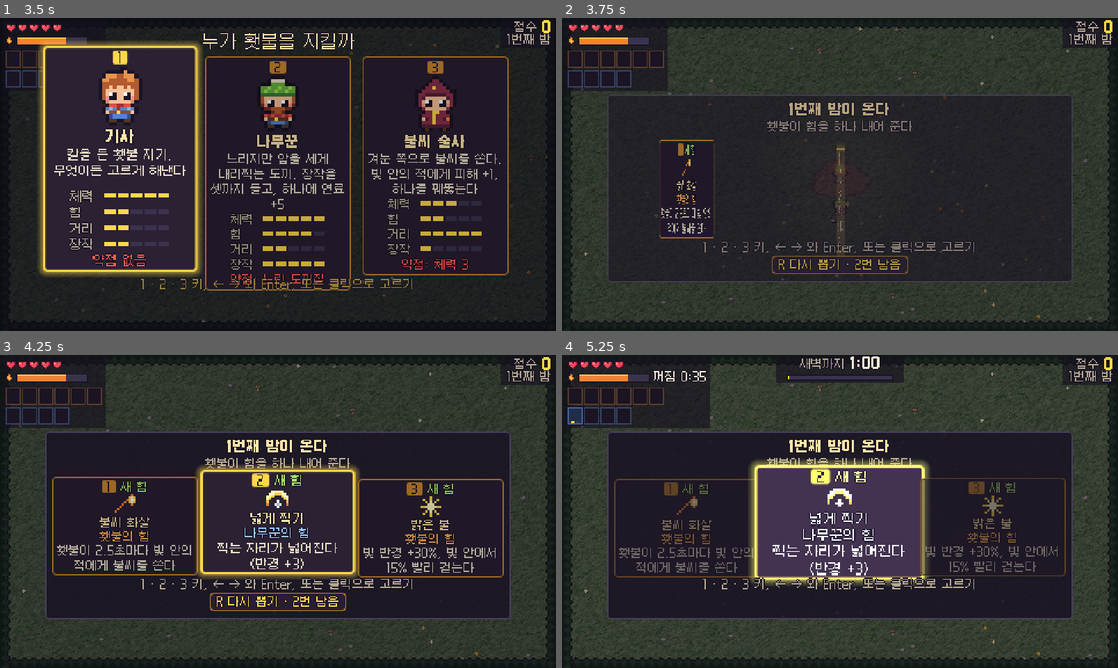
Above: before the commit, frames 1-4 (two rows, left to right).
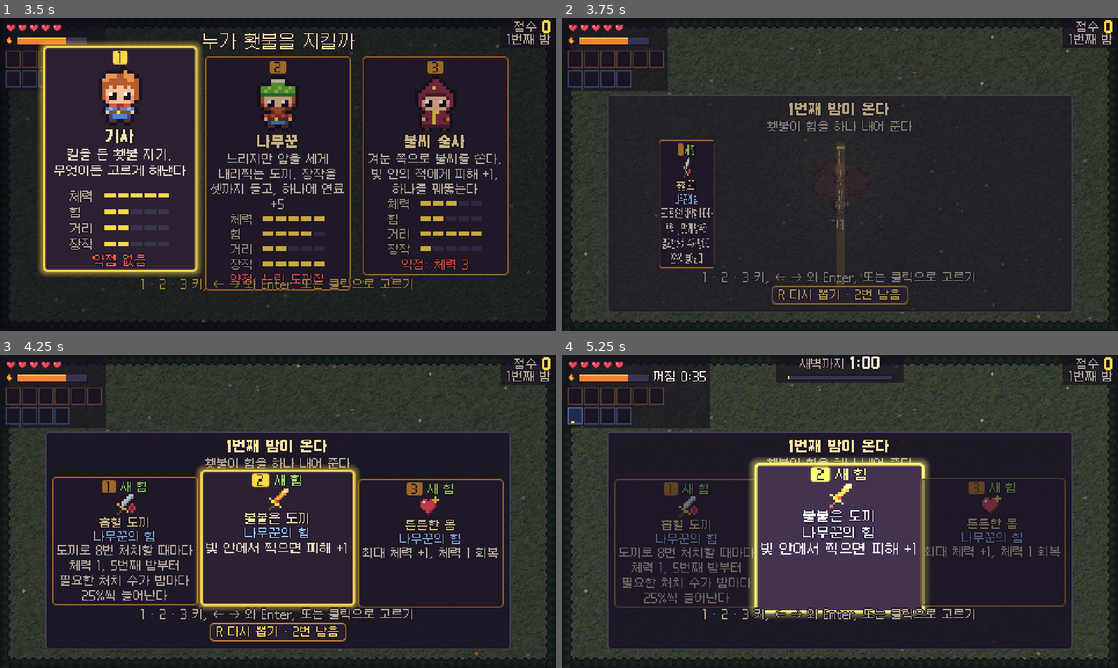
Above: after the commit, the same moments.

Repository: KHWook/2dgame1
Game: Godot game, scene res://src/main.tscn
Same seed, same stepped clock (60 frames per second), same inputs: the game is played once before the commit and once after it.
Inputs (mouse positions are in pixels of both pictures, inside the frame that each line leads up to):
- Up to frame 1 (3.5 s): tap Enter at 0.5 s; move the mouse to (400, 158) at 0.52 s; hold Right 0.53-1.25 s; tap 1 at 0.6 s; click (400, 158) at 0.67 s; tap Space at 0.77, 2.75 s; drag from (166, 190) to (250, 237) at 1.27 s; move the mouse to (333, 105) at 2.02 s; hold Right 2.03-2.75 s; tap 3 at 2.1 s; drag from (250, 237) to (111, 127) at 2.77 s
- Up to frame 2 (3.75 s): move the mouse to (1006, 221) at 3.52 s; hold Left from 3.53 s (still down); tap Keypad Enter at 3.6 s
- Up to frame 3 (4.25 s): keep holding Left; tap Space at 3.77 s
- Up to frame 4 (5.25 s): release Left at 4.25 s; drag from (673, 464) to (756, 433) at 4.27 s; move the mouse to (867, 511) at 5.02 s; hold Down from 5.03 s (still down); tap J at 5.1 s; click (867, 511) at 5.17 s

Frame 1 is identical in both runs. In frame 2, 4.7% of the frame differs, in the area x 8-92%, y 41-94%; in frame 3, 13%; in frame 4, 18%, in the area x 8-92%, y 32-94%.

Commit message:
Upgrades of one character, combined upgrades, and the offer fixes
A row's only: offered to that character alone. A row's needs: offered while both are held, takes no slot, drawn five times as often. Two rows per character and four combined ones. A filler that would give nothing is not offered, a reroll press that cannot reroll is ignored, and play_offers skips filler effects.

Co-Authored-By: Claude Fable 5.2 <noreply@anthropic.com>

Diff:
--- a/src/bot.gd
+++ b/src/bot.gd
@@ -93,7 +93,7 @@
 		pass # the shade lord is about to rush the torch, where it can be cut: be there (the goal already)
 	elif not p.carrying and p.hp <= HUNGRY and not w.berries.is_empty():
 		goal = _nearest_point(p.pos, w.berries)
-	elif p.held < w.stats.carry and not w.logs.is_empty() and (not p.carrying or _stack_more(w, p)):
+	elif p.held < w.carry() and not w.logs.is_empty() and (not p.carrying or _stack_more(w, p)):
 		goal = _nearest_point(p.pos, w.logs)
 		if goal == p.dropped:
 			goal += Vector2(Config.PLAYER.grab * 2.0, 0.0) # still standing on the log it put down: step off, then come back for it
--- a/src/sim/config.gd
+++ b/src/sim/config.gd
@@ -251,9 +251,24 @@
 ## chop's (Config.CHARACTERS' chop) ahead and radius.
 ## from_night (optional): the torch offers it only from that night on (World.can_offer); before it, the offers are
 ## drawn as if the row were not there. A row with one goes last, so the rows before it keep their order, and it
-## takes no slot (BUILD).
+## takes no slot (BUILD); neither does a combined upgrade (needs).
 ## side: whose power it is, "torch" or "keeper": the side whose slots (BUILD) it takes one of, and the group the
 ## screen shows it in. rare (optional): it changes how the keeper plays, and is drawn less often (BUILD.rare_weight).
+## only (optional): a character (CHARACTERS); the torch offers the row to that character and to no other.
+## needs (optional): two upgrades; a combined upgrade, offered only while both are held. It takes no slot and is
+## drawn more often than another card (BUILD.combo_weight), so whoever holds the pair soon sees it.
+## What the rows with only or needs set: guard_invuln, guard_reach, guard_push, guard_damage: a hit the keeper takes
+## keeps it from the next one that many seconds longer and throws back every enemy within reach of it (push: share of
+## a blow's knockback), doing them that damage; haste, haste_time, haste_attack: after a kill the keeper walks haste times as fast for that many seconds, and its
+## attack's times (ATTACK_TIMES) are multiplied by haste_attack meanwhile;
+## log_chance: an enemy the keeper's own blow kills leaves a log, that often; carry_bonus: logs carried besides the
+## character's carry; pierce_bonus: enemies an ember goes through besides bolt.pierce, and pierce_burst: it bursts
+## (bolt.splash) on each of them too, not only where it stops; kindle_reach: an enemy an
+## ember kills throws a spark (SPARK) at the nearest other enemy whose body is within that many pixels of it;
+## ember_kills: the ember ring also burns away an enemy's last point; mark_haste: an enemy the keeper's blow hits in
+## the light and leaves alive is what the torch's sparks go for, and the next spark comes within that share of
+## spark_every; dash_damage: a dash does that to each enemy it touches, once; feed_reach, feed_push: logs put on the
+## fire throw back every enemy within reach of the torch.
 const UPGRADES := {
 	"slow_burn": { "side": "torch", "name": "느린 불꽃", "text": "연료가 25% 천천히 탄다", "burn_mult": 0.75,
 		"levels": [{ "text": "연료가 40% 천천히 탄다", "burn_mult": 0.6 }] },
@@ -311,6 +326,25 @@
 				"levels": [{ "text": "불씨로 5번 처치할 때마다 체력 1, 5번째 밤부터 밤마다 25%씩 늘어난다" }] } } },
 	"big_torch": { "side": "torch", "name": "큰 횃불", "text": "연료 최대치 +30, 새벽에 그만큼 더 채워진다", "fuel_bonus": 30.0,
 		"levels": [{ "text": "연료 최대치 +60, 새벽에 그만큼 더 채워진다", "fuel_bonus": 60.0 }] },
+	"guard": { "side": "keeper", "only": "knight", "name": "굳센 방패", "text": "맞으면 무적이 0.6초 길어지고 곁의 적을 밀쳐 내며 피해 1",
+		"guard_invuln": 0.6, "guard_reach": 30.0, "guard_push": 1.5, "guard_damage": 1,
+		"levels": [{ "text": "맞으면 무적이 1초 길어지고 더 멀리까지 밀쳐 내며 피해 2", "guard_invuln": 1.0, "guard_reach": 42.0, "guard_damage": 2 }] },
+	"momentum": { "side": "keeper", "only": "knight", "name": "기세", "text": "적을 처치하면 3초 동안 25% 빨리 걷고 베기 간격이 30% 짧아진다",
+		"haste": 1.25, "haste_time": 3.0, "haste_attack": 0.7,
+		"levels": [{ "text": "적을 처치하면 4초 동안 40% 빨리 걷고 베기 간격이 30% 짧아진다", "haste": 1.4, "haste_time": 4.0 }] },
+	"splitter": { "side": "keeper", "only": "woodcutter", "name": "쪼개기", "text": "도끼로 처치한 적이 가끔(8%) 장작을 남긴다", "log_chance": 0.08,
+		"levels": [{ "text": "도끼로 처치한 적이 더 자주(14%) 장작을 남긴다", "log_chance": 0.14 }] },
+	"big_pack": { "side": "keeper", "only": "woodcutter", "name": "큰 지게", "text": "장작을 하나 더 든다", "carry_bonus": 1 },
+	"piercing": { "side": "keeper", "only": "mage", "name": "꿰뚫는 불씨", "text": "불씨가 적 하나를 더 꿰뚫고, 꿰뚫는 적마다 터진다", "pierce_bonus": 1, "pierce_burst": true,
+		"levels": [{ "text": "불씨가 적 둘을 더 꿰뚫고, 꿰뚫는 적마다 터진다", "pierce_bonus": 2 }] },
+	"kindle": { "side": "keeper", "only": "mage", "name": "불씨 옮기기", "text": "불씨로 처치한 적이 가까운 적에게 작은 불씨를 튀긴다", "kindle_reach": 40.0,
+		"levels": [{ "text": "불씨로 처치한 적이 더 먼 적에게도 작은 불씨를 튀긴다", "kindle_reach": 64.0 }] },
+	"scorch": { "side": "torch", "needs": ["ember_ring", "warm_glow"], "name": "화염 고리", "text": "불씨 고리가 적의 마지막 체력까지 태운다", "ember_kills": true },
+	"beacon": { "side": "torch", "needs": ["spark", "fire_blade"], "name": "불 표적", "text": "빛 안에서 벤 적을 횃불의 불씨가 노리고, 불씨가 두 배 자주 나온다", "mark_haste": 0.5,
+		"as": { "woodcutter": { "text": "빛 안에서 찍은 적을 횃불의 불씨가 노리고, 불씨가 두 배 자주 나온다" },
+			"mage": { "text": "빛 안에서 맞힌 적을 횃불의 불씨가 노리고, 불씨가 두 배 자주 나온다" } } },
+	"bramble": { "side": "keeper", "needs": ["dash", "thorns"], "name": "가시 돌진", "text": "돌진으로 스친 적에게 피해 2", "dash_damage": 2 },
+	"blast": { "side": "torch", "needs": ["big_logs", "woodpile"], "name": "장작 폭발", "text": "장작을 넣으면 횃불 곁의 적이 밀려난다", "feed_reach": 40.0, "feed_push": 1.5 },
 	"swift": { "side": "keeper", "name": "빠른 칼놀림", "text": "베기 간격이 30% 짧아진다", "attack_mult": 0.7, "from_night": 10,
 		"levels": [{ "text": "베기 간격이 45% 짧아진다", "attack_mult": 0.55 },
 			{ "text": "베기 간격 60% 짧게, 최대: 닿는 적을 저절로 벤다", "attack_mult": 0.4, "auto_attack": true }],
@@ -324,19 +358,21 @@
 ## The build: what a keeper can hold. slots: how many different upgrades of each side; once a side is full the torch
 ## offers only further levels of what that side holds (an upgrade with from_night takes no slot and is offered all
 ## the same). rerolls: how many times in a run an offer can be drawn again (World.step's "reroll"). rare_weight: a
-## rare upgrade's chance of being drawn, against 1 for any other. The torch has the more slots (docs/DECISIONS.md).
-const BUILD := { "slots": { "torch": 6, "keeper": 4 }, "rerolls": 2, "rare_weight": 0.5 }
+## rare upgrade's chance of being drawn, against 1 for any other; combo_weight: a combined upgrade's (a row with
+## needs). The torch has the more slots (docs/DECISIONS.md).
+const BUILD := { "slots": { "torch": 6, "keeper": 4 }, "rerolls": 2, "rare_weight": 0.5, "combo_weight": 5.0 }
 
 ## What the torch gives when it has fewer upgrades to offer than NIGHT.offer_size: the offer is filled up from these,
 ## drawn as upgrades are. Taken, one acts once, now, and is gone: it takes no slot and is not part of the build
 ## (World.picks). fuel: fuel added; heal: hearts healed; logs: logs dropped round the torch, log_at pixels from it
-## (where logs fall by themselves: WOOD.keep_away). Small on purpose: they come when a build is done.
+## (where logs fall by themselves: WOOD.keep_away). Small on purpose: they come when a build is done. One that only
+## heals is left out while the keeper is unhurt (World.can_fill); one that gives fuel or logs can always come.
 const FILLERS := {
-	"kindling": { "name": "불쏘시개", "text": "지금 연료 +30", "fuel": 30.0 },
+	"kindling": { "name": "불쏘시개", "text": "지금 연료 +30 (가득 차면 거기까지)", "fuel": 30.0 },
 	"rest": { "name": "숨 고르기", "text": "지금 체력 1 회복", "heal": 1 },
 	"spare_log": { "name": "마른 장작 하나", "text": "횃불 곁에 장작 하나가 떨어진다", "logs": 1, "log_at": 48.0 },
 }
 
 ## The keeper's numbers that time its attack (PLAYER): the attack_mult upgrade (swift) shortens them all alike, so a
-## faster swing lands at the same share of it (World.stat).
+## faster swing lands at the same share of it (World.stat); so does haste_attack, for a while after a kill.
 const ATTACK_TIMES := ["attack_time", "attack_hit_at", "attack_hit_until"]
--- a/src/sim/player.gd
+++ b/src/sim/player.gd
@@ -25,6 +25,7 @@
 var dash_t := 0.0 # time left in a dash, or 0
 var dash_wait := 0.0 # time until the next dash is ready
 var dash_dir := Vector2.DOWN
+var dashed: Array = [] # the enemies this dash has hurt (World._trample): each once a dash
 var dropped = null # where the log you just put down lies, until you step off it; null otherwise
 
 
@@ -53,7 +54,8 @@
 			dir = Vector2.from_angle(TAU * inp.stick / Config.STICK_DIRECTIONS)
 		var slow: bool = carrying and not world.mod("carry_full", false)
 		var lit: float = world.mod("lit_speed_mult", 1.0) if world.in_light(pos) else 1.0 # the bright fire upgrade
-		vel = dir * (carry_speed() if slow else P.speed) * lit
+		var haste: float = world.mod("haste", 1.0) if world.time < world.haste_until else 1.0 # just after a kill
+		vel = dir * (carry_speed() if slow else P.speed) * lit * haste
 		if dir != Vector2.ZERO and attack_t < 0.0:
 			face = dir
 		var every: float = world.mod("dash_every", 0.0)
@@ -61,6 +63,7 @@
 			dash_dir = dir if dir != Vector2.ZERO else face
 			dash_t = P.dash_time
 			dash_wait = every
+			dashed = []
 			vel = dash_dir * P.dash_speed
 		# swift's last level attacks by itself: ready, holding nothing, an enemy in reach (Config auto_attack)
 		var auto: bool = attack_t < 0.0 and not carrying and world.mod("auto_attack", false) and world.foe_in_reach(pos)
@@ -98,9 +101,10 @@
 	return P.carry_speed - P.carry_slow * maxi(0, held - 1)
 
 
-## Takes one more log into its arms. False when they are full.
-func take_log() -> bool:
-	if held >= P.carry:
+## Takes one more log into its arms. False when they are full: most logs, its character's carry unless the world
+## says otherwise (World.carry()).
+func take_log(most := -1) -> bool:
+	if held >= (P.carry if most < 0 else most):
 		return false
 	held += 1
 	carrying = true
--- a/src/sim/world.gd
+++ b/src/sim/world.gd
@@ -16,7 +16,8 @@
 ## king coming down from a leap or a hop, "decoy" { pos, enemy } where the shade lord's decoy appears and "faded"
 ## { pos, enemy } where one breaks or fades (src/sim/enemy.gd); "pack_coming" { enemy, pos, count } Config.SURGE.warn
 ## seconds before a surge comes, from there, and "pack" { enemy, pos, count } when it does; "took" { id } for a card
-## taken from the offer (an upgrade or a filler).
+## taken from the offer (an upgrade or a filler); "wave" { pos, radius, ring } for enemies thrown back from pos out to
+## radius (ring: the ring the screen throws out there, one of Effects.RINGS).
 extends RefCounted
 
 const Config := preload("res://src/sim/config.gd")
@@ -60,6 +61,8 @@
 var surges_due: Array = [] # tonight's surges still to come, first first: { kind, at, size, from }, as bosses_due
 var surge_slow := 1.0 # what the gap between the trickle's enemies is multiplied by tonight, to make up for the surges
 var blade_kills := 0 # kills by the sword toward the next heal from the vampire upgrade
+var haste_until := 0.0 # the night time until which the keeper walks and attacks faster for a kill (haste, haste_attack)
+var marked = null # the enemy the torch's sparks go for (mark_haste): the last one the keeper's blow hit in the light
 var events: Array = [] # what happened in the last step; see the top of this file
 var _mods := {} # what mod() looks up: key -> the values the picks set it to (see _remod)
 var _mods_for = null # the picks array _mods was worked out for (picks only ever grows, or is replaced)
@@ -91,10 +94,10 @@
 
 
 ## One of the keeper's numbers this run (stats), as the upgrades have it now: the times of its attack
-## (Config.ATTACK_TIMES) shortened by attack_mult.
+## (Config.ATTACK_TIMES) shortened by attack_mult, and by haste_attack for a while after a kill (haste_until).
 func stat(key: String):
 	if Config.ATTACK_TIMES.has(key):
-		return stats[key] * mod("attack_mult", 1.0)
+		return stats[key] * mod("attack_mult", 1.0) * (mod("haste_attack", 1.0) if time < haste_until else 1.0)
 	return stats[key]
 
 
@@ -122,6 +125,8 @@
 	sparks = []
 	bolts = []
 	blade_kills = 0
+	haste_until = 0.0
+	marked = null
 	omen = ""
 	_dusk()
 	stats = character_stats(character)
@@ -135,7 +140,6 @@
 ## --late, main.gd's --night=N); a normal run never calls it.
 func begin_at(n: int, slot: int) -> void:
 	play_offers((n - 1) * (1 + N.picks_at.size()), func(cards: Array) -> int: return mini(slot, cards.size()) - 1)
-	logs = [] # what the fillers taken on the way left lying
 	_dusk()
 	player.invuln_for = keeper_invuln()
 	player.hp = max_hp()
@@ -145,12 +149,13 @@
 ## Answers the offer on the table and the count - 1 after it without playing the nights between them, and leaves the
 ## next one on the table: each is the offer its dusk or its hour of the night would have made (night and picks_done
 ## move on as if every night were kept), and choose (the cards on the table -> which one, from 0) takes a card from
-## it. Nothing else of a night happens: no omen is drawn, nothing comes. For begin_at and the tools that measure
-## builds (tools/variety.gd); a normal run never calls it.
+## it. Nothing else of a night happens: no omen is drawn, nothing comes, and a filler taken gives nothing (there is
+## no night for it to help). For begin_at and the tools that measure builds (tools/variety.gd); a normal run never
+## calls it.
 func play_offers(count: int, choose: Callable) -> void:
 	for i in count:
 		if phase == "pick":
-			_take(offer[clampi(choose.call(offer), 0, offer.size() - 1)])
+			_take(offer[clampi(choose.call(offer), 0, offer.size() - 1)], false)
 		picks_done += 1
 		if picks_done > N.picks_at.size():
 			picks_done = 0
@@ -288,6 +293,11 @@
 	return stats.hp + mod("hp_bonus", 0) + hardened_hp()
 
 
+## How many logs the keeper can hold at once: its character's, and the big pack's.
+func carry() -> int:
+	return stats.carry + mod("carry_bonus", 0)
+
+
 ## The hearts the keeper has gained by tonight (Config.HARDEN): hp_first on night from and one every hp_every nights after.
 func hardened_hp() -> int:
 	var H: Dictionary = Config.HARDEN
@@ -389,10 +399,9 @@
 			reset()
 		return
 	if phase == "pick":
-		if inp.is_pressed("reroll"):
-			if can_reroll():
-				rerolls -= 1
-				_offer(offer)
+		if inp.is_pressed("reroll") and can_reroll(): # one that cannot is not there: a pick pressed with it counts
+			rerolls -= 1
+			_offer(offer)
 			return
 		for i in offer.size():
 			if inp.is_pressed("pick_%d" % (i + 1)):
@@ -406,8 +415,10 @@
 		for s in due:
 			s.fn.call()
 	player.step(self, inp)
+	_trample()
 	_haul()
 	_forage()
+	var hp_was: int = player.hp
 	for e in enemies:
 		if e.dead:
 			continue
@@ -416,6 +427,8 @@
 			var thorns: int = mod("thorns", 0)
 			if thorns > 0:
 				_damage(e, thorns, player.pos)
+	if player.hp < hp_was:
+		_guard()
 	_prickle()
 	_torch()
 	_sparks()
@@ -444,9 +457,14 @@
 
 
 ## Whether holding this upgrade uses one of its side's slots (Config.BUILD.slots): one the torch offers only from a
-## later night (from_night) uses none.
+## later night (from_night) uses none, nor does a combined one (needs).
 static func takes_slot(id: String) -> bool:
-	return not Config.UPGRADES[id].has("from_night")
+	return not (Config.UPGRADES[id].has("from_night") or Config.UPGRADES[id].has("needs"))
+
+
+## Whether this upgrade is one who can ever be offered: its row's only, when it has one, names that character.
+static func open_to(id: String, who: String) -> bool:
+	return Config.UPGRADES[id].get("only", who) == who
 
 
 static func slots(side_id: String) -> int:
@@ -461,17 +479,31 @@
 	return used
 
 
-## Whether the torch may put this upgrade on the table now: it has a level left and may come tonight (from_night),
-## and it is held already, takes no slot, or its side has a slot free.
+## Whether the torch may put this upgrade on the table now: it is this keeper's to have (only), both upgrades it
+## combines are held (needs), it has a level left and may come tonight (from_night), and it is held already, takes
+## no slot, or its side has a slot free.
 func can_offer(id: String) -> bool:
+	if not open_to(id, character) or not Config.UPGRADES[id].get("needs", []).all(func(part): return level(part) > 0):
+		return false
 	if level(id) >= max_level(id) or not offered_on(id, night):
 		return false
 	return level(id) > 0 or not takes_slot(id) or slots_used(side(id)) < slots(side(id))
 
 
-## A card's chance of being drawn, against 1: Config.BUILD.rare_weight for a rare upgrade.
+## Whether the torch may put this filler on the table now: it would give something. Fuel and logs always do (a full
+## torch burns down, a log lies until it is fetched); hearts only to a keeper who is hurt.
+func can_fill(id: String) -> bool:
+	var row: Dictionary = Config.FILLERS[id]
+	return row.has("fuel") or row.has("logs") or player.hp < max_hp()
+
+
+## A card's chance of being drawn, against 1: Config.BUILD.combo_weight for a combined upgrade, rare_weight for a
+## rare one.
 static func weight(id: String) -> float:
-	return Config.BUILD.rare_weight if Config.UPGRADES.get(id, {}).get("rare", false) else 1.0
+	var row: Dictionary = Config.UPGRADES.get(id, {})
+	if row.has("needs"):
+		return Config.BUILD.combo_weight
+	return Config.BUILD.rare_weight if row.get("rare", false) else 1.0
 
 
 ## Takes one card out of pool and returns it: one roll over the cards' weights.
@@ -488,11 +520,11 @@
 
 
 ## Put Config.NIGHT.offer_size cards on the table and stop the clock: upgrades the torch may offer now (can_offer),
-## drawn by weight, and where those run short, fillers (Config.FILLERS). shown: the cards of the offer this one
-## replaces (a reroll); they come back only where there are not enough others.
+## drawn by weight, and where those run short, the fillers that would give something (Config.FILLERS, can_fill).
+## shown: the cards of the offer this one replaces (a reroll); they come back only where there are not enough others.
 func _offer(shown: Array = []) -> void:
 	offer = []
-	for table in [Config.UPGRADES.keys().filter(can_offer), Config.FILLERS.keys()]:
+	for table in [Config.UPGRADES.keys().filter(can_offer), Config.FILLERS.keys().filter(can_fill)]:
 		for again in [false, true]:
 			var pool: Array = table.filter(func(id): return shown.has(id) == again)
 			while offer.size() < N.offer_size and not pool.is_empty():
@@ -508,17 +540,19 @@
 	var cards: Array = Config.UPGRADES.keys().filter(can_offer)
 	if cards.any(func(id): return not offer.has(id)):
 		return true
-	return cards.size() < N.offer_size and Config.FILLERS.keys().any(func(id): return not offer.has(id))
+	return cards.size() < N.offer_size and Config.FILLERS.keys().filter(can_fill).any(func(id): return not offer.has(id))
 
 
 ## Take an offered card. An upgrade joins the build: most only change what mod() answers; hp_bonus also heals by as
-## much as it grew, now. A filler (Config.FILLERS) does what it says once and is gone.
-func _take(id: String) -> void:
+## much as it grew, now. A filler (Config.FILLERS) does what it says once and is gone (nothing, when not act: an
+## offer answered without its night, play_offers).
+func _take(id: String, act := true) -> void:
 	offer = []
 	phase = "night"
 	events.append({ "kind": "took", "id": id })
 	if Config.FILLERS.has(id):
-		_fill(Config.FILLERS[id])
+		if act:
+			_fill(Config.FILLERS[id])
 		return
 	var before: int = upgrade(id, level(id)).get("hp_bonus", 0) if level(id) > 0 else 0
 	picks.append(id)
@@ -565,6 +599,8 @@
 	next_ember = 0.0
 	next_spark = 0.0
 	next_thorn = 0.0
+	haste_until = 0.0
+	marked = null
 	sparks = []
 	bolts = []
 	_dusk()
@@ -589,14 +625,51 @@
 			events.append({ "kind": "fed", "pos": T.pos })
 		p.held = 0
 		p.carrying = false
-	elif p.held < stats.carry:
+		var blast: float = mod("feed_reach", 0.0)
+		if blast > 0.0:
+			_shove(T.pos, blast, mod("feed_push", 1.0), "burst")
+	elif p.held < carry():
 		for i in logs.size():
 			# You pick a log up by walking onto it, so the one you just put down stays down until you step off it.
 			# One a step, until the arms are full.
 			if logs[i] != p.dropped and p.pos.distance_to(logs[i]) < stats.grab:
 				logs.remove_at(i)
-				p.take_log()
+				p.take_log(carry())
 				break
+
+
+## Throws back every enemy whose body comes within reach of from, as a blow of dmg would (push: share of a blow's
+## knockback; one of no damage only throws), and tells the screen (the "wave" event; ring: what it throws out there).
+func _shove(from: Vector2, reach: float, push: float, ring: String, dmg := 0) -> void:
+	events.append({ "kind": "wave", "pos": from, "radius": reach, "ring": ring })
+	for e in enemies:
+		if e.dead or e.pos.distance_to(from) >= reach + e.T.radius:
+			continue
+		if dmg > 0:
+			_damage(e, dmg, from, false, push)
+		else:
+			e.hit(0, from, push)
+
+
+## The sturdy shield (guard_reach): a hit just taken keeps the keeper from the next one longer and throws back what
+## stands round it, hurt.
+func _guard() -> void:
+	var reach: float = mod("guard_reach", 0.0)
+	if reach <= 0.0 or player.dead:
+		return
+	player.invuln += mod("guard_invuln", 0.0)
+	_shove(player.pos, reach, mod("guard_push", 1.0), "dust", mod("guard_damage", 0))
+
+
+## The thorn dash (dash_damage): while the keeper dashes, each enemy it touches is hurt, once a dash.
+func _trample() -> void:
+	var dmg: int = mod("dash_damage", 0)
+	if dmg <= 0 or player.dash_t <= 0.0:
+		return
+	for e in enemies:
+		if not e.dead and not player.dashed.has(e) and e.touches(player):
+			player.dashed.append(e)
+			_damage(e, dmg, player.pos - player.dash_dir)
 
 
 func drop_log(at: Vector2) -> void:
@@ -631,14 +704,17 @@
 	var ring: float = mod("ember_radius", 0.0)
 	if ring > 0.0 and time >= next_ember:
 		next_ember = time + mod("ember_every", 1.0)
+		var kills: bool = mod("ember_kills", false)
 		for e in enemies:
-			# The ring scorches but never kills: the last point is left for you to strike.
-			if e.hp > 1 and e.pos.distance_to(T.pos) <= ring:
+			# The ring scorches but never kills: the last point is left for you to strike (unless ember_kills).
+			if not e.dead and (e.hp > 1 or kills) and e.pos.distance_to(T.pos) <= ring:
 				_damage(e, 1, T.pos)
 	var every: float = mod("spark_every", 0.0)
 	if every > 0.0 and time >= next_spark:
-		var target = null # the nearest enemy in the light
-		for e in enemies:
+		var target = null # the marked enemy (mark_haste) while it lives in the light, else the nearest enemy in the light
+		if marked != null and not marked.dead and not marked.gone and in_light(marked.pos):
+			target = marked
+		for e in enemies if target == null else []:
 			if not e.dead and in_light(e.pos) and (target == null or e.pos.distance_to(T.pos) < target.pos.distance_to(T.pos)):
 				target = e
 		if target != null:
@@ -719,7 +795,7 @@
 		fan = [-stats.bolt.spread, 0.0, stats.bolt.spread]
 	for turn in fan:
 		bolts.append({ "pos": p.pos, "dir": p.face.rotated(turn), "left": bolt_range(), "radius": bolt_radius(),
-			"pierce": stats.bolt.pierce, "hit": [] })
+			"pierce": stats.bolt.pierce + mod("pierce_bonus", 0), "hit": [] })
 	events.append({ "kind": "cast", "pos": p.pos })
 
 
@@ -732,7 +808,7 @@
 
 ## The keeper's embers fly straight for their range and burn what they touch: more in the light (bolt.lit_bonus,
 ## and the fire blade as a shooter has it); one goes through pierce enemies (lit_pierce more where the one it burns
-## stands in the light), and stops at the next.
+## stands in the light), and stops at the next, where it bursts (pierce_burst: on each it goes through as well).
 func _bolts() -> void:
 	if bolts.is_empty():
 		return
@@ -752,6 +828,8 @@
 				b.left = 0.0
 				_splash(e) # it bursts where it stops: on the last enemy it burns, not on those it goes through
 				break
+			if mod("pierce_burst", false): # unless it is a piercing ember: that one bursts on each
+				_splash(e)
 	bolts = bolts.filter(func(b): return b.left > 0.0)
 
 
@@ -788,8 +866,16 @@
 	e.hit(n, from, push)
 	events.append({ "kind": "kill" if e.dead else "hit", "pos": e.pos, "dir": dir, "enemy": e.kind, "tier": e.tier })
 	if not e.dead:
+		var haste: float = mod("mark_haste", 0.0)
+		if blade and haste > 0.0 and in_light(e.pos): # marked: the torch's sparks go for it, the next one soon
+			marked = e
+			next_spark = minf(next_spark, time + mod("spark_every", 0.0) * haste)
 		return
 	score += e.T.get("score", Config.SCORE.kill)
+	if mod("haste_time", 0.0) > 0.0:
+		haste_until = time + mod("haste_time", 0.0)
+	if blade:
+		_spoils(e)
 	var thirst := vamp_need()
 	if blade and thirst > 0:
 		blade_kills = mini(blade_kills + 1, thirst)
@@ -806,6 +892,24 @@
 		born.append(half)
 		if player.attack_t >= 0.0:
 			player.struck.append(half) # the swing that broke it does not also cut its halves
+
+
+## What the keeper's own blow leaves where it killed e: now and then a log (log_chance, rolled only by one who has
+## it), and a spark thrown at the nearest other enemy within kindle_reach of it (the torch's kind of spark: it burns
+## the first enemy it touches, and its kills throw none).
+func _spoils(e) -> void:
+	var chance: float = mod("log_chance", 0.0)
+	if chance > 0.0 and rng.chance(chance):
+		logs.append(e.pos.clamp(Config.FIELD.position, Config.FIELD.end))
+	var reach: float = mod("kindle_reach", 0.0)
+	var target = null
+	for o in enemies if reach > 0.0 else []:
+		var d: float = o.pos.distance_to(e.pos) - o.T.radius
+		if o != e and not o.dead and d < reach and (target == null or d < target.pos.distance_to(e.pos) - target.T.radius):
+			target = o
+	if target != null:
+		sparks.append({ "pos": e.pos, "vel": (target.pos - e.pos).normalized() * Config.SPARK.speed, "life": Config.SPARK.life })
+		events.append({ "kind": "shot", "pos": e.pos })
 
 
 ## How many sword kills the vampire blade wants for a heal tonight (0 without it): vamp_kills up to night vamp_from,
